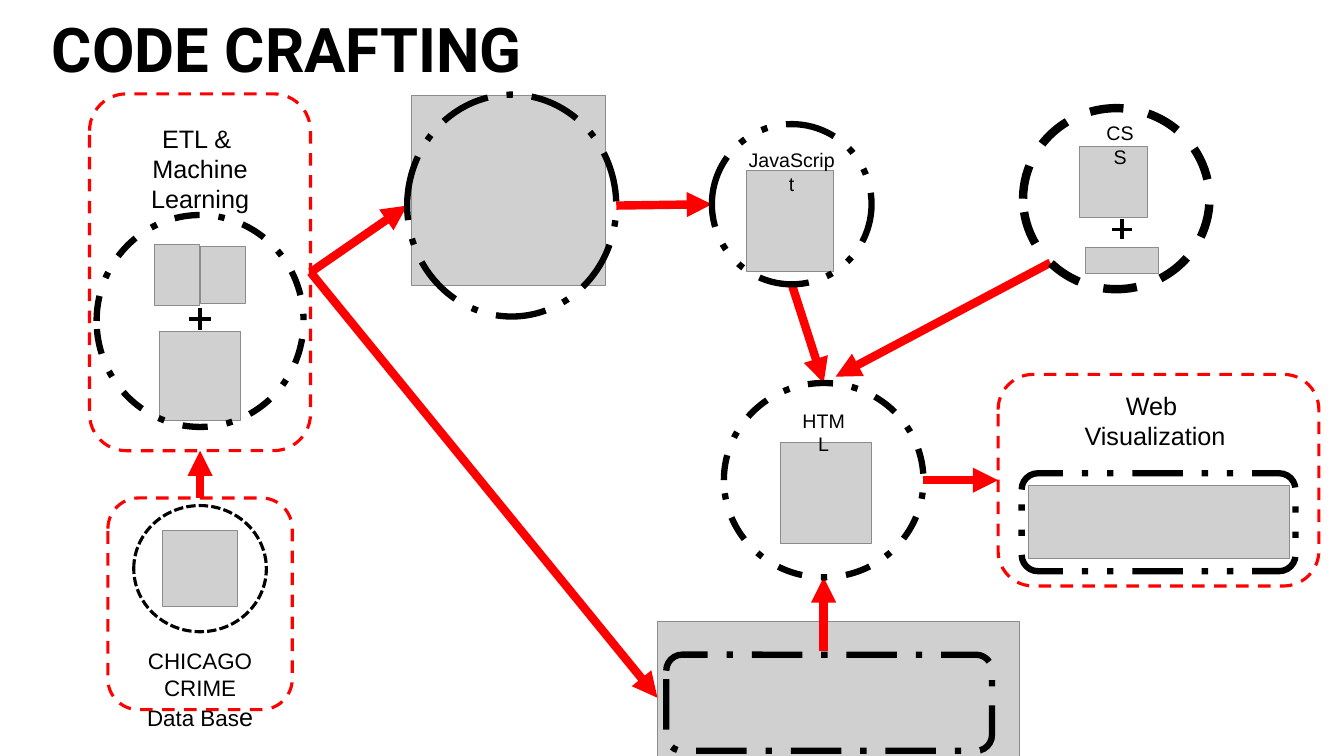
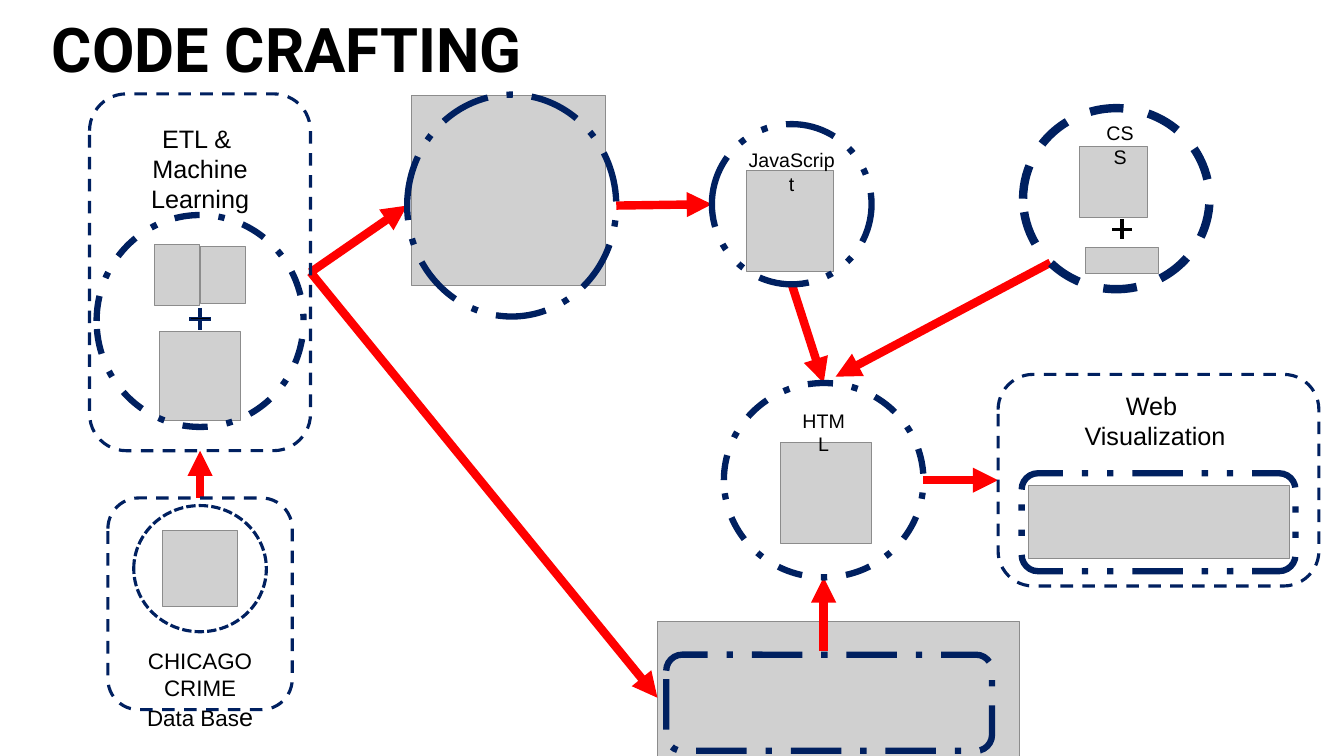
Before and after one commit to Karla-Flores/Arrests-Predictor, a slide deck: slide 5 of Group 2 - Arrest predictor.pptx (slide 8 before the commit). Drawn at 1344x756 pixels with LibreOffice and Linux fonts; fonts in the diff are those of the drawing; grey boxes stand for pictures. Boxes give left, top, right and bottom in pixels: in the first picture for what was removed or moved away, otherwise in the second. Text is boxed around its words. In the diff, an @@ line names an element or a change of style, - is before the commit and + after.

```diff
--- a/Group 2 - Arrest predictor.pptx
+++ b/Group 2 - Arrest predictor.pptx
@@ ellipse at <box>1023,108,1210,289</box>: outline #000000 6 pt dashed to #002060 6 pt dashed @@
@@ outline #000000 4.5 pt dashed to #002060 4.5 pt dashed in 6 elements at <box>666,654,992,750</box>, <box>724,383,924,578</box>, <box>97,215,303,426</box>, <box>1022,474,1297,572</box>, <box>407,95,616,317</box>, <box>712,124,871,284</box> @@
@@ plus at <box>190,309,210,330</box>: outline #000000 1 pt to #002060 1 pt @@
@@ outline #FF0000 2.25 pt dashed to #002060 2.25 pt dashed in 3 elements at <box>108,498,292,710</box>, <box>90,94,311,451</box>, <box>998,374,1319,586</box> @@
@@ ellipse at <box>134,506,267,632</box>: outline #000000 2.25 pt dashed to #002060 2.25 pt dashed @@
```
Also in this commit, not shown: 2 other slides changed, 1 slide added, 4 slides removed.
